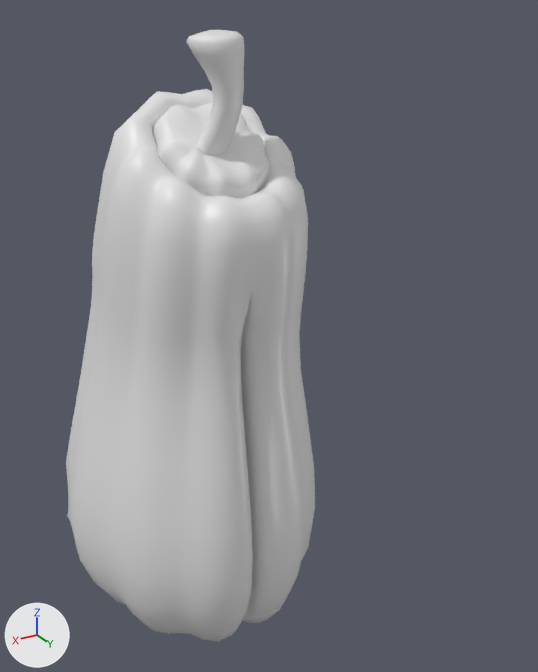
An edit to the FBX model Monster Jam/Assets/Pumpkins/PumpkinFast.fbx, drawn before and after from the same camera.
Both versions are drawn from a 50 mm lens placed at (1.49, 3.2, 3.45), pointed at (-0.38, 0.08, 1.88). Every picture has the same lights, and +X, +Y and +Z are marked at lower left. Where no turn or scale is listed for an object, it has been applied to the vertices.
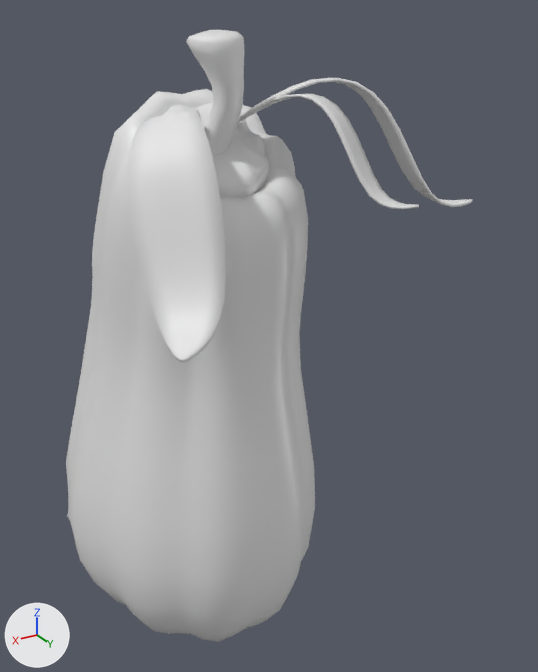
Commit message: pumpkin update
pumpkin update

The change, as JSON lines over the scene's bpy script:
```json
{"block": "me_sphere_031", "where": "# used by ob_sphere_013; location = (0.0, 0.0, 0.0)"}
{"op": "remove", "block": "me_sphere_031", "code": "me_sphere_031.from_pydata(...)  # 1307 vertices, 1238 faces; spans x -0.69..0.69, y -1.03..0.65, z 0.07..3.13"}
{"op": "add", "block": "me_sphere_031", "code": "me_sphere_031.from_pydata(...)  # 1246 vertices, 1188 faces; spans x -0.69..0.69, y -1.03..0.66, z 0.07..3.13"}
{"block": "me_sphere_031", "change": "me_sphere_031 part 1"}
{"block": "me_sphere_031", "change": "74 vertices are removed from x -0.07..0.07, y 0.24..0.61, z 0.31..2.36"}
{"block": "me_sphere_031", "change": "80 faces are deleted"}
{"block": "me_sphere_031", "change": "14 vertices move from x -0.16..0.16, y 0.37..0.6, z 0.3..2.4 to x -0.16..0.16, y 0.37..0.61, z 0.3..2.41"}
{"block": "me_sphere_031", "change": "13 vertices are added at x -0.09..0.09, y 0.26..0.66, z 0.26..2.4"}
{"block": "me_sphere_031", "change": "30 new faces join them"}
{"op": "add", "block": "me_plane_006", "code": ["me_plane_006 = bpy.data.meshes.new('Plane.006')", "me_plane_006.from_pydata(...)  # 170 vertices, 168 faces; spans x 0.002..0.535, y 0.01..0.944, z -0.599..0.127"]}
{"op": "add", "block": "me_plane_008", "code": ["me_plane_008 = bpy.data.meshes.new('Plane.008')", "me_plane_008.from_pydata(...)  # 170 vertices, 168 faces; spans x -1.041..-0.01, y -0.016..0.493, z -0.379..0.204"]}
{"op": "add", "block": "me_plane_007", "code": ["me_plane_007 = bpy.data.meshes.new('Plane.007')", "me_plane_007.from_pydata(...)  # 170 vertices, 168 faces; spans x -0.499..0.002, y 0.004..0.708, z -0.285..0.154"]}
{"op": "add", "block": "ob_plane_003", "code": ["ob_plane_003 = bpy.data.objects.new('Plane.003', me_plane_006)", "ob_plane_003.location = (0.069, 0.219, 2.997)"]}
{"op": "add", "block": "ob_plane_005", "code": ["ob_plane_005 = bpy.data.objects.new('Plane.005', me_plane_008)", "ob_plane_005.location = (-0.097, 0.219, 2.997)"]}
{"op": "add", "block": "ob_plane_004", "code": ["ob_plane_004 = bpy.data.objects.new('Plane.004', me_plane_007)", "ob_plane_004.location = (-0.097, 0.219, 2.997)"]}
```

Pixel boxes (x1, y1, x2, y2) of what changed, in the pictures (538 x 672 px):
```json
{"object": "Plane.003", "change": "added", "after": [126, 110, 226, 362]}
{"object": "Plane.005", "change": "added", "after": [238, 78, 472, 207]}
{"object": "Plane.004", "change": "added", "after": [238, 94, 419, 209]}
{"part": 1, "of": "me_sphere_031", "change": "cut back", "before": [208, 241, 290, 641], "after": [208, 241, 290, 641]}
```
